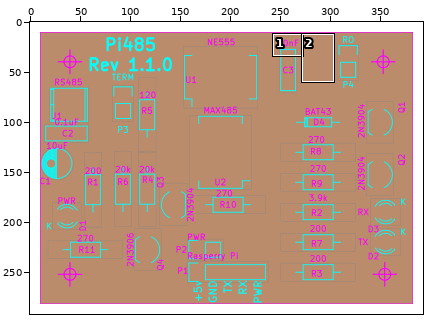
File history of a sprite sheet, standalone/plots/pi485-brd.png. Above, an overview of the earlier version with the close-up marked.
Close-up. Before the edit:
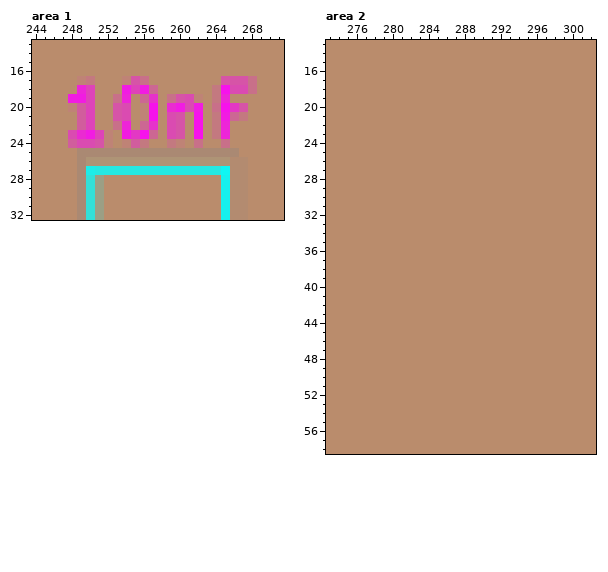
The file is 393x292 pixels. Colours within 5 levels of each other are drawn and written as one. Shown: area 1: x 244..271, y 13..32; area 2: x 273..302, y 13..58. The commit also changed other parts of the picture, which this record leaves out.
Once edited:
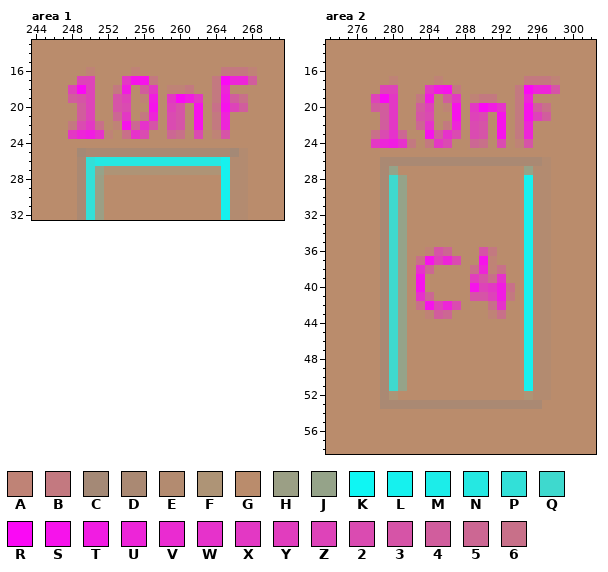
Palette (. is transparent): A #bf8376  B #c37980  C #a48976  D #aa8973  E #b38b70  F #ae9476  G #ba8c6c  H #9b9f85  J #95a389  K #0ff6f3  L #16f1ee  M #1cede9  N #25e8e2  P #32e0d8  Q #3ed9ce  R #fa09f5  S #f613eb  T #f11ce2  U #ed25d8  V #ea2bd1  W #e632cb  X #e338c4  Y #e13dbe  Z #de43b9  2 #da4bb1  3 #d654a7  4 #d15d9d  5 #cc6793  6 #c87089
Difference:
--- area 1
@@ x 244..271 @@
 15 GGGGGGGGGGGGGGGGGGGGGGGGGGGG
-16 GGGGGGGGGGGGGGGGGGGGGGGGGGGG
-17 GGGGGABGGGA36GGGGGGGG3336GGG
-18 GGGGGUZGGGTZT5GGGGGGBS226GGG
-19 GGGGTTZGG6UG5WG632AGBUGGGGGG
-20 GGGGA4ZGG32GASGVT2TG6SX3GGGG
-21 GGGGG4ZGG32GASG23GSGBT5BGGGG
-22 GGGGG4ZGG6UG5WG23GSGBUGGGGGG
-23 GGGG2VTZAGTXS5G23GSGBUGGGGGG
-24 GGGG4223AGA4BGGBAG6GG6GGGGGG
-25 GGGGGDDDDDDDDDDDDDDDDDDGGGGG
-26 GGGGGDFFFFFFFFFFFFFFFFEEGGGG
-27 GGGGGDMNNNNNNNNNNNNNNKEEGGGG
+16 GGGGGGAGGGGAGGGGGGGGGBBBAGGG
+17 GGGGGZZGGGXSSBGGGGGGBRUU4GGG
+18 GGGGZRZGGBTG4XGAABGGBUGGGGGG
+19 GGGG43ZGG3ZGATGXRTXGBT46GGGG
+20 GGGGG4ZGG32GGSGZ3GSG6SZ4GGGG
+21 GGGGG4ZGG5XGBUG23GSGBUGGGGGG
+22 GGGGB2X6GAS5W3G23GSGBUGGGGGG
+23 GGGGXUTWAG6W2GG56G2GA3GGGGGG
+24 GGGGGGGGGGGGGGGGGGGGGGGGGGGG
+25 GGGGGCDDDDDDDDDDDDDDDDCEGGGG
+26 GGGGGDPNNNNNNNNNNNNNNLEEGGGG
+27 GGGGGDPJFFFFFFFFFFFFFLEEGGGG
 28 GGGGGDPHGGGGGGGGGGGGGLEEGGGG
--- area 2
@@ x 273..302 @@
 16 GGGGGGGGGGGGGGGGGGGGGGGGGGGGGG
-17 GGGGGGGGGGGGGGGGGGGGGGGGGGGGGG
-18 GGGGGGGGGGGGGGGGGGGGGGGGGGGGGG
-19 GGGGGGGGGGGGGGGGGGGGGGGGGGGGGG
-20 GGGGGGGGGGGGGGGGGGGGGGGGGGGGGG
-21 GGGGGGGGGGGGGGGGGGGGGGGGGGGGGG
-22 GGGGGGGGGGGGGGGGGGGGGGGGGGGGGG
-23 GGGGGGGGGGGGGGGGGGGGGGGGGGGGGG
-24 GGGGGGGGGGGGGGGGGGGGGGGGGGGGGG
+17 GGGGGGGAGGGGAGGGGGGGGGBBBAGGGG
+18 GGGGGGZZGGGXTSBGGGGGGBRUU3GGGG
+19 GGGGGZRXGGBTG4XGABBGGBUGGGGGGG
+20 GGGGG44XGG4ZGASGXRTWGBS46GGGGG
+21 GGGGGG4XGG32GGSGZ2GSGBSZ4GGGGG
+22 GGGGGG4XGG5WGBUG23GSGBUGGGGGGG
+23 GGGGG62W5GGS4W2G23GSGBUGGGGGGG
+24 GGGGGXUTWBGBX2GG56G2GA3GGGGGGG
 25 GGGGGGGGGGGGGGGGGGGGGGGGGGGGGG
-26 GGGGGGGGGGGGGGGGGGGGGGGGGGGGGG
-27 GGGGGGGGGGGGGGGGGGGGGGGGGGGGGG
-28 GGGGGGGGGGGGGGGGGGGGGGGGGGGGGG
-29 GGGGGGGGGGGGGGGGGGGGGGGGGGGGGG
-30 GGGGGGGGGGGGGGGGGGGGGGGGGGGGGG
-31 GGGGGGGGGGGGGGGGGGGGGGGGGGGGGG
-32 GGGGGGGGGGGGGGGGGGGGGGGGGGGGGG
-33 GGGGGGGGGGGGGGGGGGGGGGGGGGGGGG
-34 GGGGGGGGGGGGGGGGGGGGGGGGGGGGGG
-35 GGGGGGGGGGGGGGGGGGGGGGGGGGGGGG
-36 GGGGGGGGGGGGGGGGGGGGGGGGGGGGGG
-37 GGGGGGGGGGGGGGGGGGGGGGGGGGGGGG
-38 GGGGGGGGGGGGGGGGGGGGGGGGGGGGGG
-39 GGGGGGGGGGGGGGGGGGGGGGGGGGGGGG
-40 GGGGGGGGGGGGGGGGGGGGGGGGGGGGGG
-41 GGGGGGGGGGGGGGGGGGGGGGGGGGGGGG
-42 GGGGGGGGGGGGGGGGGGGGGGGGGGGGGG
-43 GGGGGGGGGGGGGGGGGGGGGGGGGGGGGG
-44 GGGGGGGGGGGGGGGGGGGGGGGGGGGGGG
-45 GGGGGGGGGGGGGGGGGGGGGGGGGGGGGG
-46 GGGGGGGGGGGGGGGGGGGGGGGGGGGGGG
-47 GGGGGGGGGGGGGGGGGGGGGGGGGGGGGG
-48 GGGGGGGGGGGGGGGGGGGGGGGGGGGGGG
-49 GGGGGGGGGGGGGGGGGGGGGGGGGGGGGG
-50 GGGGGGGGGGGGGGGGGGGGGGGGGGGGGG
-51 GGGGGGGGGGGGGGGGGGGGGGGGGGGGGG
-52 GGGGGGGGGGGGGGGGGGGGGGGGGGGGGG
-53 GGGGGGGGGGGGGGGGGGGGGGGGGGGGGG
+26 GGGGGGDDDDDDDDDDDDDDDDDDEGGGGG
+27 GGGGGGDJGGGGGGGGGGGGGGJEEGGGGG
+28 GGGGGGDQJGGGGGGGGGGGGGLEEGGGGG
+29 GGGGGGDQJGGGGGGGGGGGGGLEEGGGGG
+30 GGGGGGDQJGGGGGGGGGGGGGLEEGGGGG
+31 GGGGGGDQJGGGGGGGGGGGGGLEEGGGGG
+32 GGGGGGDQJGGGGGGGGGGGGGLEEGGGGG
+33 GGGGGGDQJGGGGGGGGGGGGGLEEGGGGG
+34 GGGGGGDQJGGGGGGGGGGGGGLEEGGGGG
+35 GGGGGGDQJGGGGGGGGGGGGGLEEGGGGG
+36 GGGGGGDQJGGA35GGG3BGGGLEEGGGGG
+37 GGGGGGDQJG6SZU2GGSAGGGLEEGGGGG
+38 GGGGGGDQJGW5GGGG6UA6GGLEEGGGGG
+39 GGGGGGDQJGSGGGGGY36WGGLEEGGGGG
+40 GGGGGGDQJGSGGGGGSZXT6GLEEGGGGG
+41 GGGGGGDQJGW5GGGG33ZTBGLEEGGGGG
+42 GGGGGGDQJG6SZU2GGG6WGGLEEGGGGG
+43 GGGGGGDQJGGA45GGGGA6GGLEEGGGGG
+44 GGGGGGDQJGGGGGGGGGGGGGLEEGGGGG
+45 GGGGGGDQJGGGGGGGGGGGGGLEEGGGGG
+46 GGGGGGDQJGGGGGGGGGGGGGLEEGGGGG
+47 GGGGGGDQJGGGGGGGGGGGGGLEEGGGGG
+48 GGGGGGDQJGGGGGGGGGGGGGLEEGGGGG
+49 GGGGGGDQJGGGGGGGGGGGGGLEEGGGGG
+50 GGGGGGDQJGGGGGGGGGGGGGLEEGGGGG
+51 GGGGGGDQJGGGGGGGGGGGGGLEEGGGGG
+52 GGGGGGDFGGGGGGGGGGGGGGFEEGGGGG
+53 GGGGGGDDDDDDDDDDDDDDDDDDGGGGGG
 54 GGGGGGGGGGGGGGGGGGGGGGGGGGGGGG
